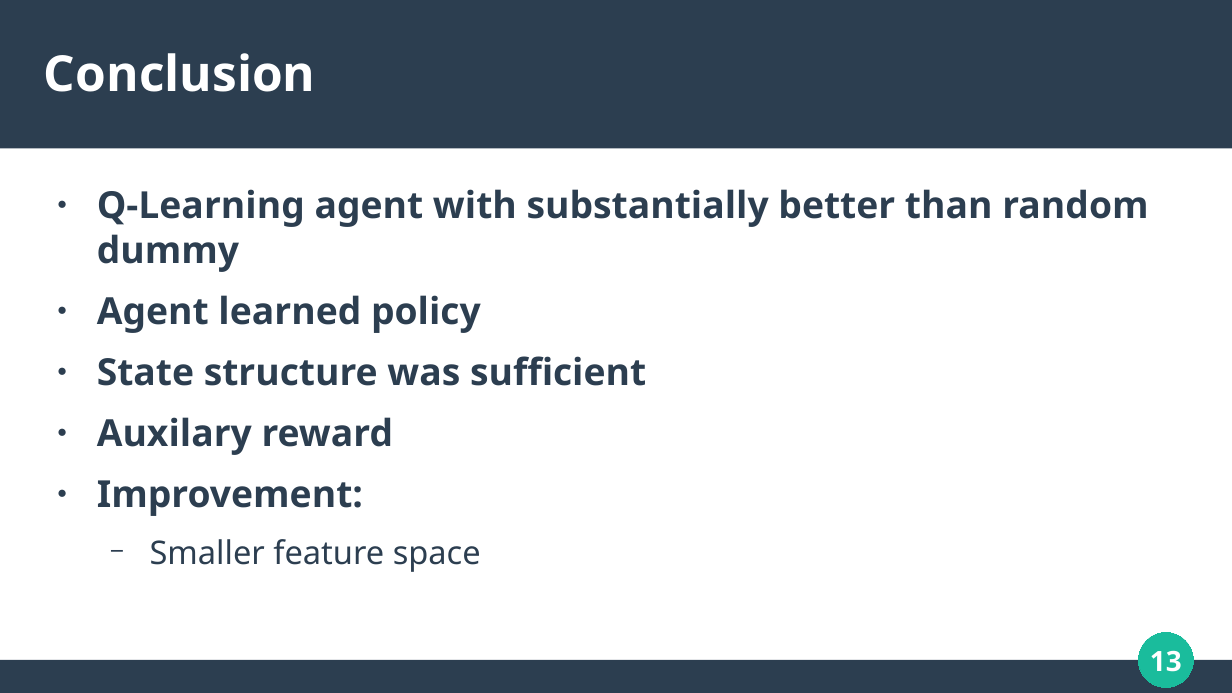
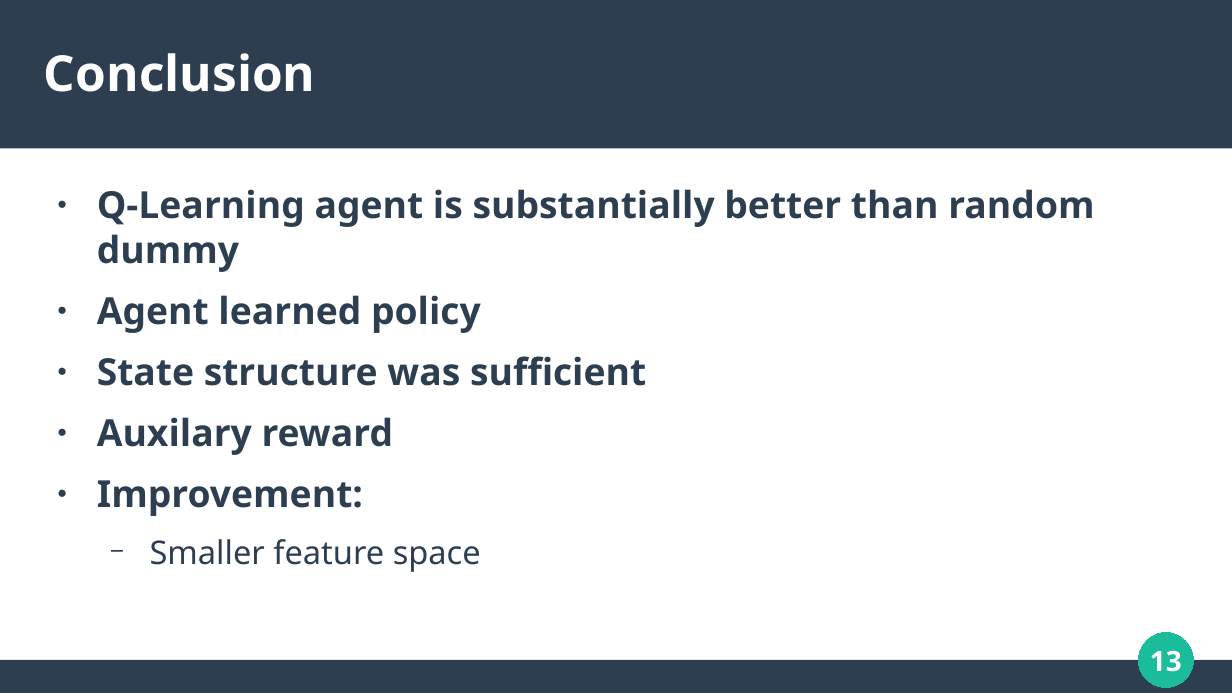
Before and after one commit to SeZven/Artificial-Intelligence, a slide deck: slide 13 of Presentation.odp. Drawn at 1232x693 pixels with LibreOffice and Linux fonts; fonts in the diff are those of the drawing. Boxes give left, top, right and bottom in pixels: in the first picture for what was removed or moved away, otherwise in the second. Text is boxed around its words. In the diff, an @@ line names an element or a change of style, - is before the commit and + after.

```diff
--- a/Presentation.odp
+++ b/Presentation.odp
@@ text at (x1=97, y1=189, x2=1094, y2=272): text changed @@
-● Q-Learning agent with substantially better than random dummy
+● Q-Learning agent is substantially better than random dummy
```
Also in this commit, not shown: 3 other slides changed.
